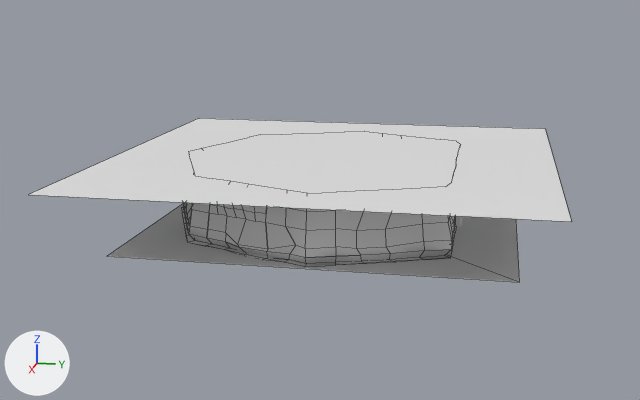
The FBX model Assets/Models/TutorialLevelMesh.fbx as it was, and as the next commit left it.
One viewpoint serves both versions: a 50 mm camera at (45.7, 8.0, 12.6) aimed at (0.1, -1.1, 1.2). Every picture has the same lights, and +X, +Y and +Z are marked at lower left. Mesh edges are drawn as thin lines on the coarser meshes. Where no turn or scale is listed for an object, it has been applied to the vertices. Vertices at the same position are counted once.

The first picture shows 'Floor', 'Roof.001', 'Walls'.
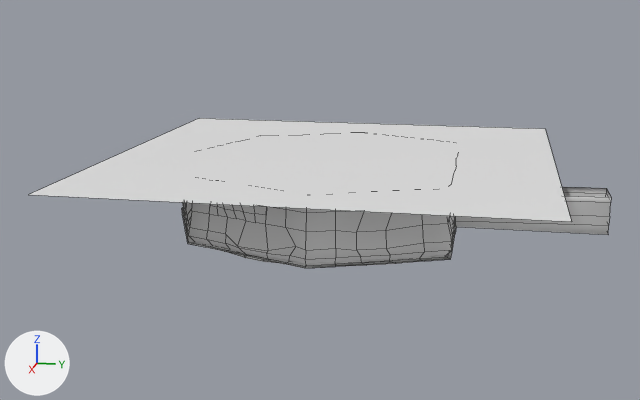
Where the newer file only moved an object's origin or applied its transform, the numbers keep the older frame.

The change, as a diff of the scene's bpy script:
```diff
--- a/Assets/Models/TutorialLevelMesh.fbx.py
+++ b/Assets/Models/TutorialLevelMesh.fbx.py
@@ me_cylinder_004 @@
 # used by ob_walls; location = (0.0, 0.0, -1.2)
-me_cylinder_004.from_pydata(...)  # 448 vertices, 314 faces; spans x -9.0..9.0, y -9.0..6.6, z 1.4..4.8
+me_cylinder_004.from_pydata(...)  # 377 vertices, 327 faces; spans x -9.0..9.0, y -9.0..13.7, z 1.4..4.8
+# me_cylinder_004 part 1
+# 85 vertices are removed from x -8.6..9.0, y -9.0..6.6, z 1.4..2.3
+# 68 faces are deleted
+# 14 vertices are added at x -1.0..1.0, y 6.1..13.7, z 1.6..3.5
+# 81 new faces join them
@@ me_plane_002 @@
 me_plane_002.from_pydata(...)  # 12 vertices, 2 faces; spans x -9.3..9.3, y -9.3..9.3, z 0.0
 # used by ob_floor; location = (0.0, 0.0, 0.32)
 # verts and faces of me_plane_002; kept vertices keep their numbers, new ones are numbered from 12
 # before: 0 (-9.3, -9.3, 0.0), 1 (9.3, -9.3, 0.0) at pixel (106, 256), 2 (-9.3, 9.3, 0.0), 3 (9.3, 9.3, 0.0) at pixel (519, 282), 4 (-1.1, 0.2, 0.0)
 # before: 5 (-0.8, -0.7, 0.0), 6 (-0.8, 1.0, 0.0), 7 (0.9, 1.0, 0.0), 8 (0.1, 1.3, 0.0), 9 (0.1, -1.0, 0.0)
 # before: 10 (1.2, 0.2, 0.0), 11 (0.9, -0.7, 0.0)
+# me_plane_002 part 2
+delete_vertices([0, 1])  # with the faces that use them
+delete_faces([(2, 6, 8, 7, 3)])
+verts[2] = (-6.3, 6.2, 0.0)  # moved
+verts[3] = (6.3, 6.1, 0.0)  # moved, pixel (447, 257)
+verts[12] = (-6.3, -6.3, 0.0)
+verts[13] = (6.3, -6.3, 0.0)  # pixel (188, 242)
+verts[14] = (-9.0, 0.0, 0.0)
+verts[15] = (9.0, 0.0, 0.0)  # pixel (305, 266)
+verts[16] = (0.0, -9.0, 0.0)  # pixel (182, 207)
+verts[17] = (0.0, 6.3, 0.0)
+faces += [(2, 14, 12, 16, 13, 15, 3, 7, 10, 11, 9, 5, 4, 6), (2, 6, 8, 7, 3, 17)]
@@ ob_walls @@
 ob_walls = bpy.data.objects.new('Walls', me_cylinder_004)
-ob_walls.location = (0.0, 0.0, -1.2)
+ob_walls.location = (0.0, 0.0, -1.26)
```

What differs and where, as boxes (x1, y1, x2, y2) in the pictures (640 x 400 px; the box of a moved part takes in the faces that stretch with it):
'Walls', reshaped, moved: before (181, 132, 461, 267); after (181, 187, 611, 268)
'Floor', reshaped (33% narrower, 25% shorter): before (108, 204, 519, 282); after (182, 208, 456, 266)
part 1 of me_cylinder_004, moved or reshaped: before (184, 203, 456, 264); after (184, 187, 611, 264)
